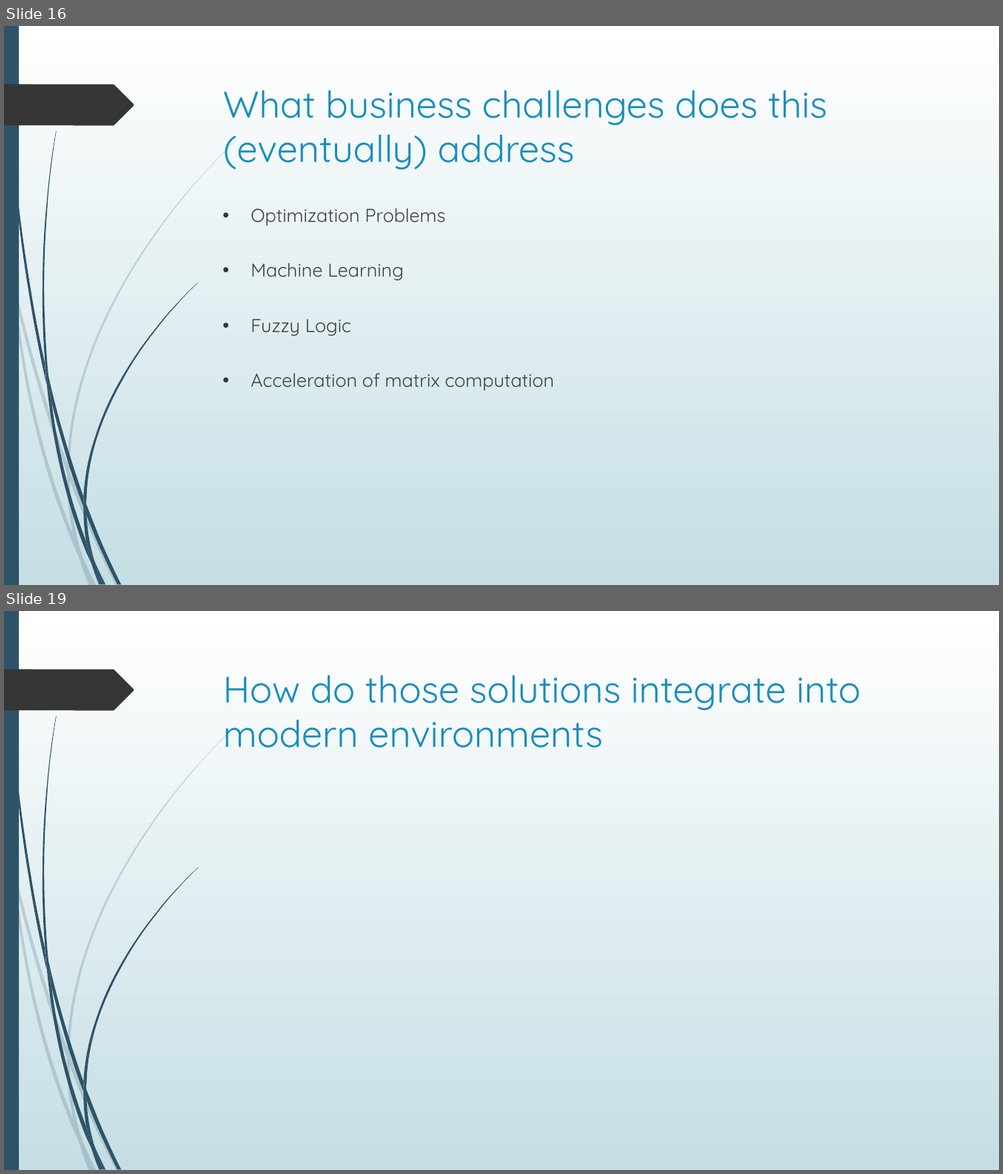
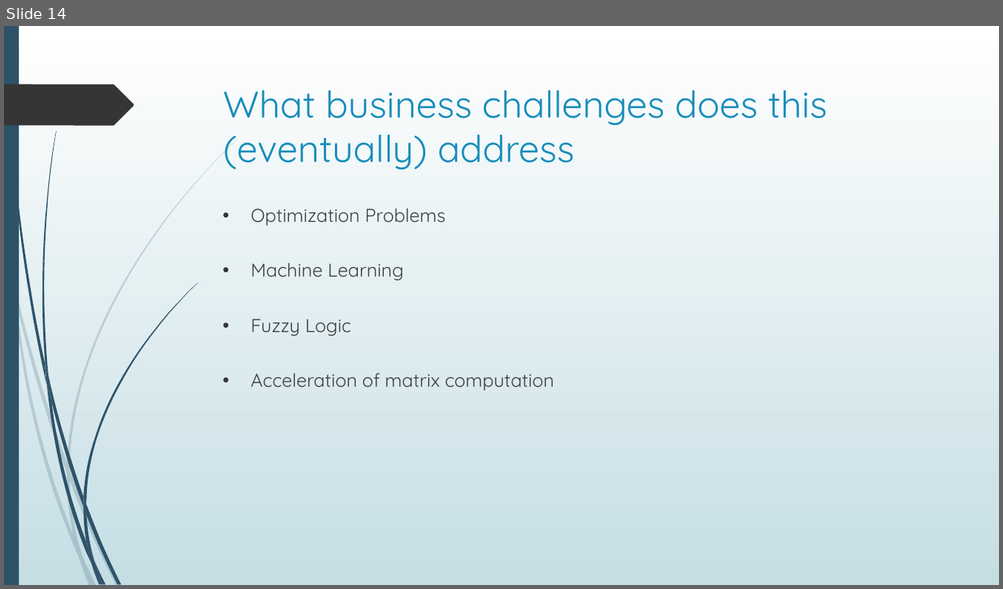
Before and after one commit to dr-natetorious/TIM-7020-Database_and_Business_Intelligence, a slide deck: Week6_CuttingEdge_Proposal/BachmeierNTIM7020-6.pptx. Shown one above the other, each under a label of ours: slides 16 and 19 before the commit, slide 14 after it; the slides between them are not shown. The pictures are 1003x1174 and 1003x589 pixels, drawn with LibreOffice and Linux fonts; fonts in the diff are those of the drawing. Boxes give left, top, right and bottom in pixels: in the first picture for what was removed or moved away, otherwise in the second. Text is boxed around its words. In the diff, an @@ line names an element or a change of style, - is before the commit and + after.

```diff
--- a/Week6_CuttingEdge_Proposal/BachmeierNTIM7020-6.pptx
+++ b/Week6_CuttingEdge_Proposal/BachmeierNTIM7020-6.pptx
@@ slide 19 removed at (x1=4, y1=611, x2=999, y2=1170), background gradient #FFFFFF to #C5DEE5; not listed: 24 template elements that a slide beside it also shows @@
@@ title removed at (x1=223, y1=675, x2=860, y2=748) @@
-How do those solutions integrate into modern environments
@@ what was slide 16 is now slide 14 @@
```
Also in this commit, not shown: 3 slides changed, 4 other slides removed, 1 other file.
